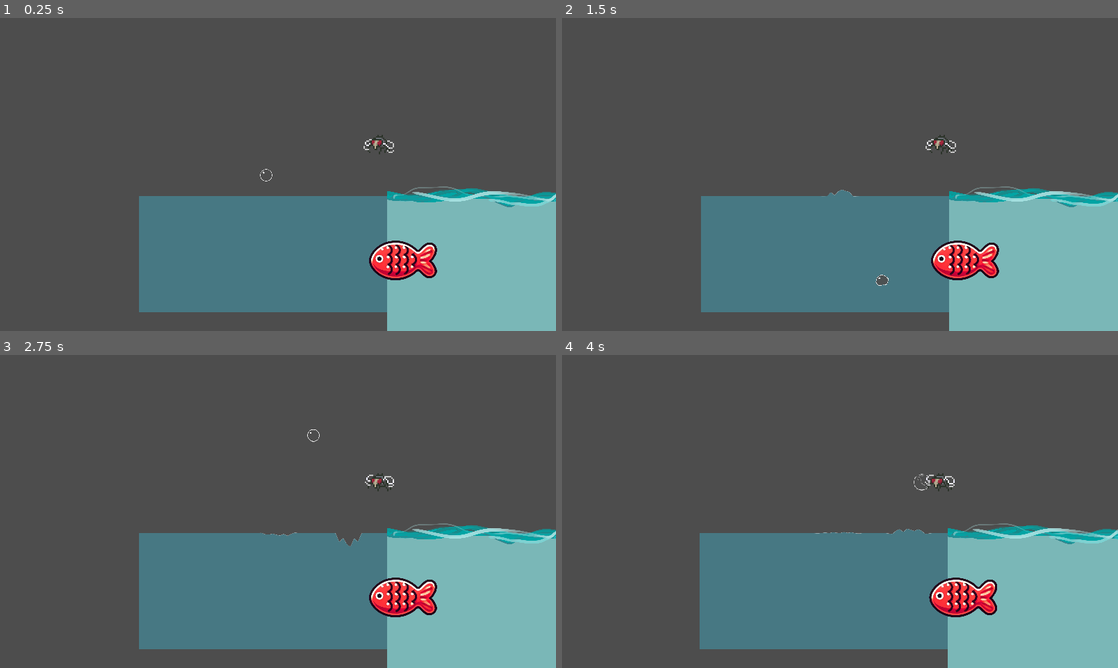
Above: before the commit, frames 1-4 (two rows, left to right).
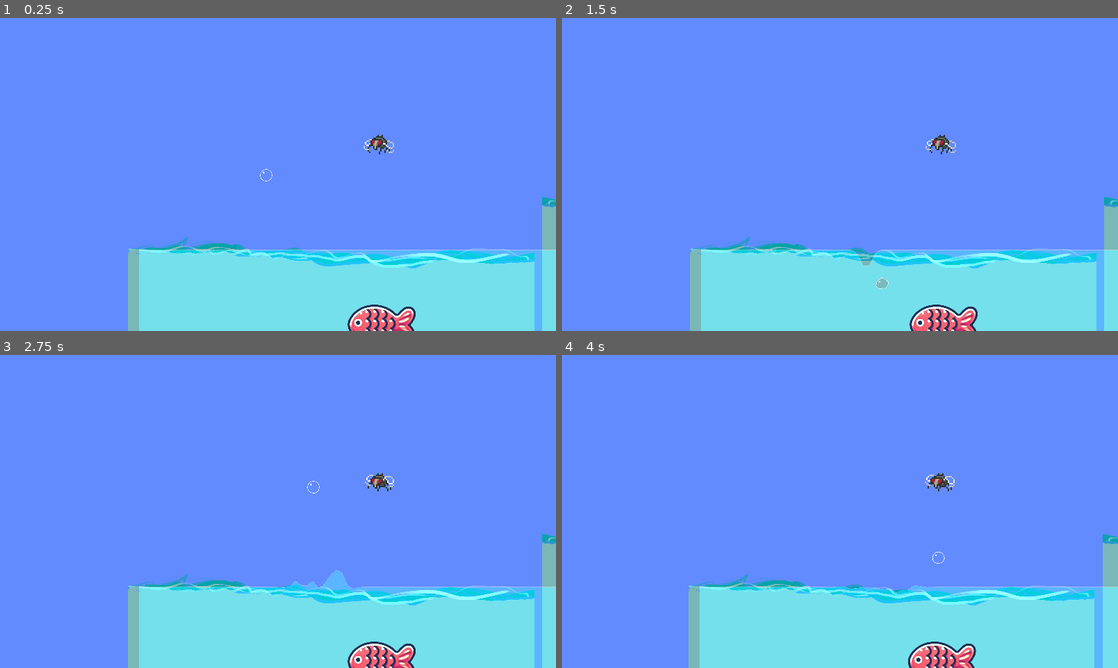
Above: after the commit, the same moments.

Repository: bcrandall0520/BubbleBois
Game: Godot game, scene res://test_main.tscn
The game is run twice, just before and just after one commit, with the same random seed, the same clock (stepped at 60 frames per second) and the same inputs.
Inputs (mouse positions are in pixels of both pictures, inside the frame that each line leads up to):
- Up to frame 1 (0.25 s): no input
- Up to frame 2 (1.5 s): tap Enter at 0.5 s; move the mouse to (962, 158) at 0.52 s; hold Down (player_1_fast_fall) 0.53-1.28 s; hold Right (player_1_right) from 0.53 s (still down); click (962, 158) at 0.67 s; tap Up (player_1_jump) at 0.77 s; move the mouse to (728, 190) at 1.27 s; tap A (player_2_left) at 1.35 s
- Up to frame 3 (2.75 s): tap Up (player_1_jump) at 1.52 s; move the mouse to (333, 442) at 2.02 s; release Right (player_1_right) at 2.03 s; hold Left (player_1_left) from 2.03 s (still down); tap D (player_2_right) at 2.1 s
- Up to frame 4 (4 s): move the mouse to (812, 574) at 2.77 s; release Left (player_1_left) at 2.78 s; hold Right (player_1_right) from 2.78 s (still down); tap Down (player_1_fast_fall) at 2.85 s; click (812, 574) at 2.92 s; tap Up (player_1_jump) at 3.02, 3.77 s; move the mouse to (1006, 558) at 3.52 s; tap A (player_2_left) at 3.6 s

The runs differ from the first frame. In frame 1, 99% of the frame differs, in the area x 0-100%, y 0-100%; in frame 2, 99%; in frame 3, 99%; in frame 4, 99%.

Commit message:
watering some plants

Diff:
--- a/components/enemy/fly.tscn
+++ b/components/enemy/fly.tscn
@@ -42,6 +42,7 @@
 }
 
 [sub_resource type="CircleShape2D" id="CircleShape2D_nbhhs"]
+radius = 7.03446
 
 [node name="Fly" type="Sprite2D"]
 texture_filter = 1
--- a/components/platform/springyWater/Scenes/Water_Body.gd
+++ b/components/platform/springyWater/Scenes/Water_Body.gd
@@ -13,9 +13,9 @@
 var passes = 12
 
 #distance in pixel between each spring
-@export var distance_between_springs = 32
+@export var distance_between_springs = 50 #32
 #number of springs in the scene
-@export var spring_number = 60
+@export var spring_number = 100#60
 
 #total water body lenght
 var water_lenght = distance_between_springs * spring_number
--- a/components/player/character_body_2d.gd
+++ b/components/player/character_body_2d.gd
@@ -8,6 +8,8 @@
 var in_water
 var fastfalling
 signal dead
+
+@onready var waterbody = preload("res://components/platform/springyWater/Scenes/Water_Body.tscn")
 
 func _ready():
 	var in_water = false
@@ -43,6 +45,8 @@
 		fastfalling = false
 
 
+
+
 	# Get the input direction and handle the movement/deceleration.
 	# As good practice, you should replace UI actions with custom gameplay actions.
 	var direction := Input.get_axis("player_1_left", "player_1_right")
--- a/components/player/player.tscn
+++ b/components/player/player.tscn
@@ -269,7 +269,6 @@
 [node name="Bone-4" type="Bone2D" parent="SoftBody2D/Skeleton2D"]
 position = Vector2(8.70711, 8.70711)
 rotation = 1.53066
-scale = Vector2(1, 1)
 rest = Transform2D(0.0401291, 0.999195, -0.999195, 0.0401291, 8.70711, 8.70711)
 auto_calculate_length_and_angle = false
 length = 8.0
@@ -391,7 +390,6 @@
 [node name="Bone-13" type="Bone2D" parent="SoftBody2D/Skeleton2D"]
 position = Vector2(23.1864, 2.8771)
 rotation = 1.55252
-scale = Vector2(1, 1)
 rest = Transform2D(0.0182712, 0.999833, -0.999833, 0.0182712, 23.1864, 2.8771)
 auto_calculate_length_and_angle = false
 length = 8.0
@@ -418,7 +416,6 @@
 [node name="Bone-15" type="Bone2D" parent="SoftBody2D/Skeleton2D"]
 position = Vector2(23, 16)
 rotation = 1.53066
-scale = Vector2(1, 1)
 rest = Transform2D(0.0401291, 0.999195, -0.999195, 0.0401291, 23, 16)
 auto_calculate_length_and_angle = false
 length = 8.0
@@ -472,7 +469,6 @@
 [node name="Bone-19" type="Bone2D" parent="SoftBody2D/Skeleton2D"]
 position = Vector2(29, 16)
 rotation = -2.23481
-scale = Vector2(1, 1)
 rest = Transform2D(-0.616283, -0.787525, 0.787525, -0.616283, 29, 16)
 auto_calculate_length_and_angle = false
 length = 8.0
@@ -486,7 +482,6 @@
 [node name="Bone-20" type="Bone2D" parent="SoftBody2D/Skeleton2D"]
 position = Vector2(29.1185, 23.0278)
 rotation = -1.58766
-scale = Vector2(1, 1)
 rest = Transform2D(-0.0168624, -0.999858, 0.999858, -0.0168624, 29.1185, 23.0278)
 auto_calculate_length_and_angle = false
 length = 8.0
--- a/project.godot
+++ b/project.godot
@@ -98,3 +98,4 @@
 
 renderer/rendering_method="gl_compatibility"
 renderer/rendering_method.mobile="gl_compatibility"
+environment/defaults/default_clear_color=Color(0.38, 0.545333, 1, 1)
--- a/test_main.tscn
+++ b/test_main.tscn
@@ -14,47 +14,43 @@
 scale = Vector2(2, 2)
 
 [node name="WaterRect" parent="Platform" instance=ExtResource("1_0vtug")]
-position = Vector2(5355, 646)
+position = Vector2(1677.5, 1099)
 
 [node name="WaterSurface" parent="Platform" instance=ExtResource("3_xaq06")]
 visible = false
 position = Vector2(8, 557)
-
-[node name="Water_Body" parent="Platform" instance=ExtResource("3_tk0fa")]
-position = Vector2(19, 603)
-spring_number = 180
 
 [node name="Platform2" type="Node2D" parent="."]
 position = Vector2(11313, -33)
 scale = Vector2(-2, 2)
 
 [node name="WaterRect" parent="Platform2" instance=ExtResource("1_0vtug")]
-position = Vector2(1740, 584)
+position = Vector2(402, 635.5)
 scale = Vector2(1, 1.01353)
 
-[node name="WaterSurface" parent="Platform2" instance=ExtResource("3_xaq06")]
-position = Vector2(8, 557)
-
 [node name="Platform3" type="Node2D" parent="."]
+z_index = 3
 position = Vector2(11337, -23)
 scale = Vector2(2, 2)
 
 [node name="WaterRect" parent="Platform3" instance=ExtResource("1_0vtug")]
-position = Vector2(1740, 584)
+position = Vector2(3058.5, 643.5)
 
-[node name="WaterSurface" parent="Platform3" instance=ExtResource("3_xaq06")]
-position = Vector2(8, 557)
+[node name="Water_Body" parent="Platform3" instance=ExtResource("3_tk0fa")]
+z_index = 1
+position = Vector2(-5649.5, 1079)
 
 [node name="Fly" parent="." instance=ExtResource("3_23shv")]
 position = Vector2(4200, 317)
 
 [node name="Fish" parent="." instance=ExtResource("5_ae3ty")]
-position = Vector2(4597, 2341)
+position = Vector2(4229, 3445)
 scale = Vector2(3, 3)
-
-[node name="Bubble" parent="." instance=ExtResource("1_rmo0b")]
-position = Vector2(2231, 825)
 
 [node name="Ship" parent="." instance=ExtResource("3_jibpa")]
 position = Vector2(8389, 405)
 scale = Vector2(5, 5)
+
+[node name="Bubble" parent="." instance=ExtResource("1_rmo0b")]
+z_index = 5
+position = Vector2(2231, 825)
